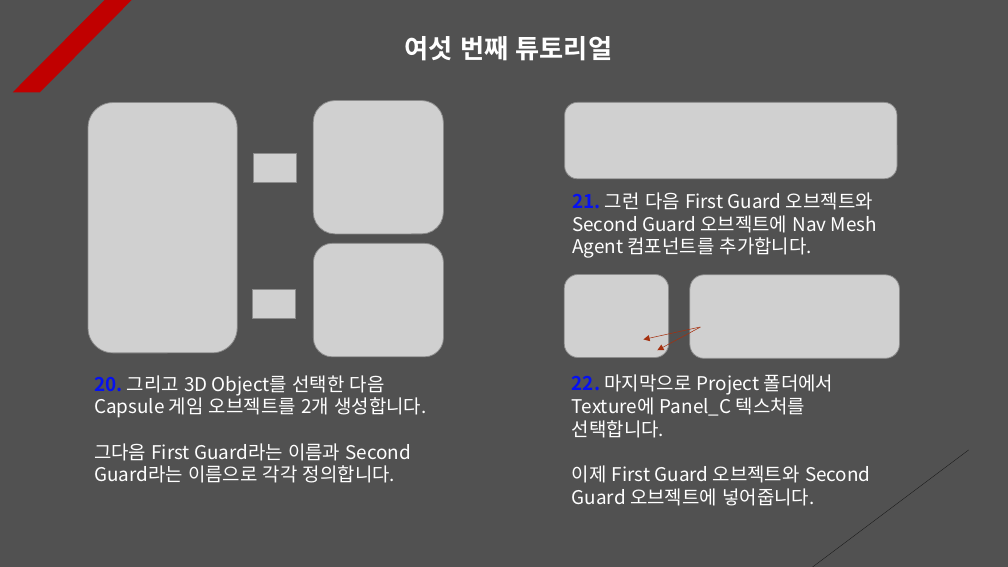
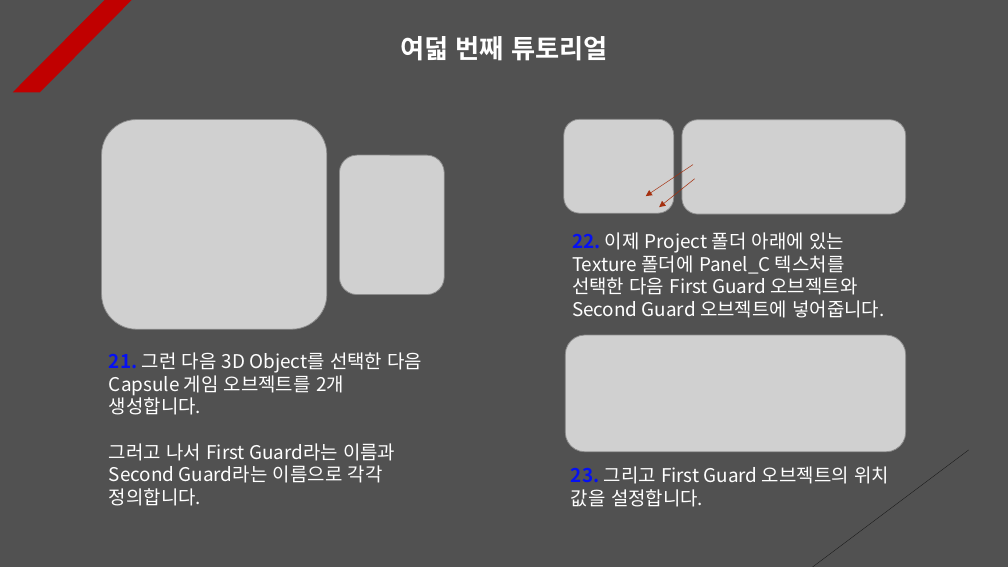
Before and after one commit to Unity2033/3D-UnityEngine, a slide deck: slide 8 of Assets/Class/NavMesh Obstacle/PPT Data/NavMesh Obstacle Example.pptx (slide 7 before the commit). Drawn at 1008x567 pixels with LibreOffice and Linux fonts; fonts in the diff are those of the drawing; grey boxes stand for pictures. Boxes give left, top, right and bottom in pixels: in the first picture for what was removed or moved away, otherwise in the second. Text is boxed around its words. In the diff, an @@ line names an element or a change of style, - is before the commit and + after.

```diff
--- a/Assets/Class/NavMesh Obstacle/PPT Data/NavMesh Obstacle Example.pptx
+++ b/Assets/Class/NavMesh Obstacle/PPT Data/NavMesh Obstacle Example.pptx
@@ text at box(400, 36, 607, 61): text changed @@
-여섯 번째 튜토리얼
+여덟 번째 튜토리얼
@@ picture: place and size @@
-picture at box(88, 103, 237, 353)
+picture at box(101, 119, 327, 329)
@@ picture removed at box(313, 101, 443, 234) @@
@@ picture added at box(564, 119, 674, 213) @@
@@ picture removed at box(565, 102, 898, 178) @@
@@ picture: place and size @@
-picture at box(690, 275, 899, 358)
+picture at box(682, 119, 906, 214)
@@ picture removed at box(253, 153, 296, 181) @@
@@ picture added at box(340, 155, 445, 294) @@
@@ arrow moved from (700, 327) - (644, 340) to (693, 165) - (646, 196) @@
@@ arrow moved from (701, 327) - (658, 350) to (695, 178) - (659, 207) @@
@@ text removed at box(572, 192, 877, 258) @@
-21. 그런 다음 First Guard 오브젝트와 Second Guard 오브젝트에 Nav Mesh Agent 컴포넌트를 추가합니다.
@@ text at box(572, 232, 884, 318): text changed @@
-22. 마지막으로 Project 폴더에서 Texture에 Panel_C 텍스처를 선택합니다.
-이제 First Guard 오브젝트와 Second Guard 오브젝트에 넣어줍니다.
+22. 이제 Project 폴더 아래에 있는 Texture 폴더에 Panel_C 텍스처를 선택한 다음 First Guard 오브젝트와 Second Guard 오브젝트에 넣어줍니다.
@@ picture removed at box(314, 243, 444, 357) @@
@@ picture removed at box(253, 290, 296, 318) @@
@@ picture removed at box(564, 274, 668, 358) @@
@@ text at box(109, 352, 423, 506): text changed @@
-20. 그리고 3D Object를 선택한 다음 Capsule 게임 오브젝트를 2개 생성합니다.
-그다음 First Guard라는 이름과 Second Guard라는 이름으로 각각 정의합니다.
+21. 그런 다음 3D Object를 선택한 다음 Capsule 게임 오브젝트를 2개 생성합니다.
+그러고 나서 First Guard라는 이름과 Second Guard라는 이름으로 각각 정의합니다.
@@ picture added at box(566, 335, 906, 451) @@
@@ text added at box(571, 466, 889, 507), 18 pt, text #FFFFFF @@
+23. 그리고 First Guard 오브젝트의 위치 값을 설정합니다.
```
Also in this commit, not shown: 11 other slides changed, 1 slide added, 30 other files.
